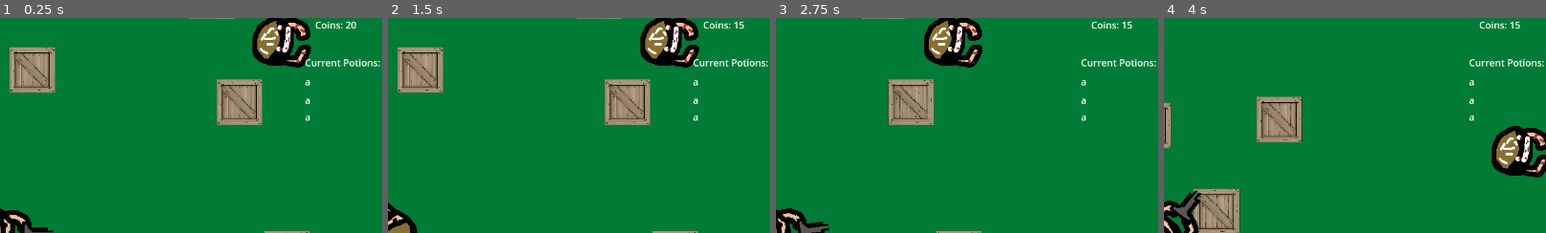
Above: before the commit, frames 1-4 (left to right).
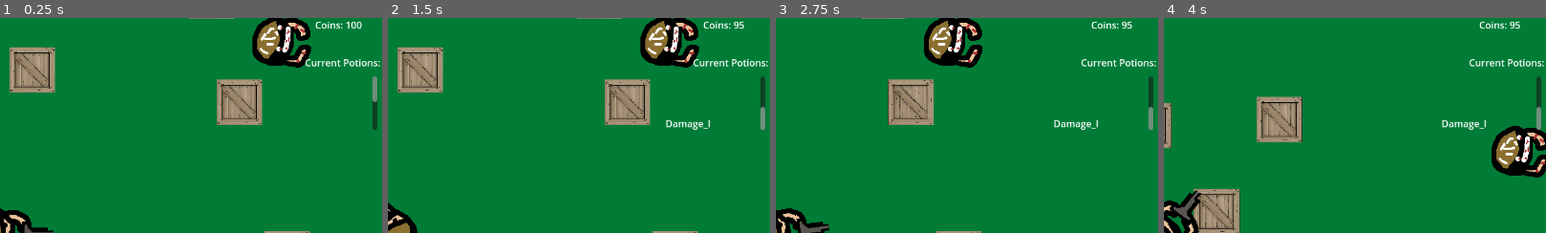
Above: after the commit, the same moments.

Repository: FlipSniper/BATTLEGROUNDS
Game: Godot game, scene res://scenes/world.tscn
The game is run twice, just before and just after one commit, with the same random seed, the same clock (stepped at 60 frames per second) and the same inputs.
Inputs (mouse positions are % of the whole screen's width and height, from its top left):
- Up to frame 1 (0.25 s): no input
- Up to frame 2 (1.5 s): click "Damage Potion I - 5 coins" at 0.5 s; click "Shop" at 1.25 s
- Up to frame 3 (2.75 s): tap Enter at 2 s; move the mouse to (72, 45) at 2.02 s; press the mouse at (72, 45) at 2.03 s; hold D (move_right) from 2.03 s (still down)
- Up to frame 4 (4 s): move the mouse to (30, 55) at 2.77 s; release D (move_right) at 2.78 s; release the mouse at (30, 55) at 2.78 s; hold S (move_down) 2.78-3.53 s; tap 0 (toggle_gun) at 2.85 s; move the mouse to (60, 28) at 3.52 s; hold D (move_right) from 3.53 s (still down); tap 1 (toggle_laser) at 3.6 s
The pictures show only the part of the screen within x 50-100%, y 0-50%; the shares and areas given below are measured in that part.

The runs differ from the first frame. In frame 1, 0.5% of the frame differs, in the area x 79-99%, y 1-52%; in frame 2, 0.7%, in the area x 72-99%, y 1-53%; in frame 3, 0.7%; in frame 4, 0.7%.

Commit message:
Potion Display + Limit

Diff:
--- a/battlegorunds/scenes/ui.tscn
+++ b/battlegorunds/scenes/ui.tscn
@@ -13,8 +13,9 @@
 grow_vertical = 2
 script = ExtResource("1_yev5y")
 
-[node name="Shop" type="CanvasLayer" parent="."]
+[node name="Shop" type="CanvasLayer" parent="." node_paths=PackedStringArray("Default")]
 script = ExtResource("1_nt7q6")
+Default = NodePath("../Default")
 
 [node name="Laser" type="Button" parent="Shop"]
 offset_left = 1.0
@@ -80,7 +81,7 @@
 grow_vertical = 2
 text = "Purchase Successful. Bought Damage for 5 coins."
 
-[node name="Failure" type="Label" parent="Shop/Damage"]
+[node name="Failure_Coins" type="Label" parent="Shop/Damage"]
 visible = false
 layout_mode = 1
 anchors_preset = 8
@@ -95,6 +96,22 @@
 grow_horizontal = 2
 grow_vertical = 2
 text = "Purchase Failed. You don't have enough."
+
+[node name="Failure_Potions" type="Label" parent="Shop/Damage"]
+visible = false
+layout_mode = 1
+anchors_preset = 8
+anchor_left = 0.5
+anchor_top = 0.5
+anchor_right = 0.5
+anchor_bottom = 0.5
+offset_left = 420.5
+offset_top = 464.0
+offset_right = 732.5
+offset_bottom = 487.0
+grow_horizontal = 2
+grow_vertical = 2
+text = "Purchase Failed. You've drunk to many potions, wait until the effects wear off."
 
 [node name="Default" type="CanvasLayer" parent="."]
 script = ExtResource("2_x4jx1")
@@ -111,37 +128,55 @@
 text = "Coins"
 text_direction = 2
 
-[node name="Potion Counter" type="Label" parent="Default"]
+[node name="Potion Counter" type="ScrollContainer" parent="Default"]
+custom_minimum_size = Vector2(167.275, 89.78)
+offset_left = 1105.0
+offset_top = 98.0
+offset_right = 1272.275
+offset_bottom = 187.78
+
+[node name="PotionList" type="VBoxContainer" parent="Default/Potion Counter"]
+layout_mode = 2
+
+[node name="Potion1" type="Label" parent="Default/Potion Counter/PotionList"]
+layout_mode = 2
+text_direction = 2
+
+[node name="Potion2" type="Label" parent="Default/Potion Counter/PotionList"]
+layout_mode = 2
+text_direction = 2
+
+[node name="Potion3" type="Label" parent="Default/Potion Counter/PotionList"]
+layout_mode = 2
+text_direction = 2
+
+[node name="Potion4" type="Label" parent="Default/Potion Counter/PotionList"]
+layout_mode = 2
+text_direction = 2
+
+[node name="Potion5" type="Label" parent="Default/Potion Counter/PotionList"]
+layout_mode = 2
+text_direction = 2
+
+[node name="Potion6" type="Label" parent="Default/Potion Counter/PotionList"]
+layout_mode = 2
+text_direction = 2
+
+[node name="Potion7" type="Label" parent="Default/Potion Counter/PotionList"]
+layout_mode = 2
+text_direction = 2
+
+[node name="Potion8" type="Label" parent="Default/Potion Counter/PotionList"]
+layout_mode = 2
+text_direction = 2
+
+[node name="Potion-Counter" type="Label" parent="Default"]
 offset_left = 1151.0
 offset_top = 63.0
 offset_right = 1278.0
 offset_bottom = 86.0
 text = "Current Potions:"
 
-[node name="Potion1" type="Label" parent="Default/Potion Counter"]
-layout_mode = 0
-offset_top = 32.0
-offset_right = 40.0
-offset_bottom = 55.0
-text = "a"
-text_direction = 2
-
-[node name="Potion2" type="Label" parent="Default/Potion Counter"]
-layout_mode = 0
-offset_top = 63.0
-offset_right = 40.0
-offset_bottom = 86.0
-text = "a"
-text_direction = 2
-
-[node name="Potion3" type="Label" parent="Default/Potion Counter"]
-layout_mode = 0
-offset_top = 91.0
-offset_right = 40.0
-offset_bottom = 114.0
-text = "a"
-text_direction = 2
-
 [connection signal="pressed" from="Shop/Laser" to="Shop" method="buy_laser"]
 [connection signal="pressed" from="Shop/Damage" to="Shop" method="buy_damage_I"]
 [connection signal="pressed" from="Default/Button" to="Default" method="_on_button_pressed"]
--- a/battlegorunds/scripts/Inventory.gd
+++ b/battlegorunds/scripts/Inventory.gd
@@ -1,5 +1,5 @@
 extends Node
 
-var coins: int = 20
+var coins: int = 100
 var unlocked: Array = ["gun"]
 var potions: Array = []
--- a/battlegorunds/scripts/Shop.gd
+++ b/battlegorunds/scripts/Shop.gd
@@ -1,6 +1,6 @@
 extends CanvasLayer
 
-
+@export var Default: CanvasLayer
 
 func buy_laser() -> void:
 	if Inventory.coins >= 10 and !("laser" in Inventory.unlocked):
@@ -18,13 +18,18 @@
 
 func buy_damage_I() -> void:
 	var player = get_tree().current_scene.get_node_or_null("Player")
-	if Inventory.coins >= 5:
+	print(Default.potions_equipped.size())
+	if Inventory.coins >= 5 and Default.potions_equipped.size() <= 7:
 		Inventory.coins -= 5
 		$Damage/Successful.visible = true
 		Inventory.potions.append("Damage_I")
 		await get_tree().create_timer(2).timeout
 		$Damage/Successful.visible = false
-	else:
-		$Damage/Failure.visible = true
+	elif !Inventory.coins >= 5:
+		$Damage/Failure_Coins.visible = true
 		await get_tree().create_timer(2).timeout
-		$Damage/Failure.visible = false
+		$Damage/Failure_Coins.visible = false
+	elif !Default.potions_equipped.size() <= 7:
+		$Damage/Failure_Potions.visible = true
+		await get_tree().create_timer(2).timeout
+		$Damage/Failure_Potions.visible = false
--- a/battlegorunds/scripts/default.gd
+++ b/battlegorunds/scripts/default.gd
@@ -1,10 +1,37 @@
 extends CanvasLayer
 
+@onready var potion_list = $"Potion Counter/PotionList"
+@onready var shop = $"../Shop"
+
+var potions_equipped: Array = []
+const MAX_POTIONS = 8
 
 
 func _on_button_pressed() -> void:
-	var shop = $"../Shop"
 	shop.visible = !shop.visible
 
-func _process(delta: float) -> void:
-	pass
+
+func potion(name: String) -> void:
+	if potions_equipped.size() >= MAX_POTIONS:
+		push_warning("No empty potion slots available!")
+		return
+
+	potions_equipped.append(name)
+
+	var label = Label.new()
+	label.text = name
+	potion_list.add_child(label)
+
+	await get_tree().process_frame
+	var scroll = potion_list.get_parent()
+	if scroll is ScrollContainer:
+		scroll.scroll_vertical = scroll.get_v_scroll_bar().max_value
+
+
+func potion_disable(name: String) -> void:
+	for child in potion_list.get_children():
+		if child.text == name:
+			child.queue_free()
+			potions_equipped.erase(name)
+			return
+	push_warning("Potion not found: " + name)
--- a/battlegorunds/scripts/player.gd
+++ b/battlegorunds/scripts/player.gd
@@ -83,6 +83,7 @@
 				if potion == Inventory.potions[j]:
 					if potion == "Damage_I":
 						damage+=1
+						$UI/Default.potion("Damage_I")
 						Inventory.potions.remove_at(i)
 						print(Inventory.potions)
 						start_timer(60,1)
@@ -101,6 +102,7 @@
 func start_timer(time,damage_sub):
 	await get_tree().create_timer(time).timeout
 	damage-=damage_sub
+	$UI/Default.potion_disable("Damage_I")
 
 func _on_hit_box_body_entered(body: Node2D) -> void:
 	if body is Enemy:
